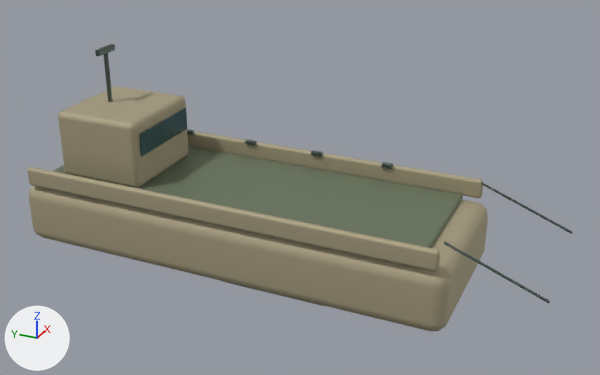
The Blender file ARTILLERY_FRONTLINE/assets/models/source/landing_craft.blend, before and after one commit.
One viewpoint serves both versions: a camera (50 mm lens) standing at (-17.28, -9.13, 10.64) and looking at (-0.02, -1.37, 2.02). Lighting does not change. The marker at lower left points along +X, +Y and +Z. The older version comes first.

In view in the first picture: 'Bridge glass', 'Deck', 'LandingCraft_Gun_steel.010', 'LandingCraft_Sand_armor.003' and 1 more.
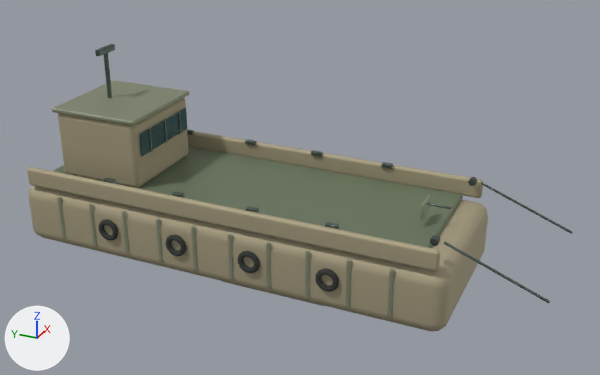
Boxes (x1, y1, x2, y2) around the edits, measured in the pictures (600 x 375 px; the box of a moved part takes in the faces that stretch with it):
'LandingCraft_Armor_edge', added: after (52, 80, 431, 317)
'LandingCraft_Gun_steel.010', reshaped, moved, turned: before (95, 44, 572, 303); after (103, 53, 572, 303)
'LandingCraft_Rubber', added: after (98, 220, 339, 292)
part 1 of me_cube_724, moved or reshaped: before (104, 53, 113, 102); after (427, 203, 451, 209)
part 2 of me_cube_724, moved or reshaped: before (381, 162, 393, 169); after (325, 222, 339, 229)
part 3 of me_cube_724, moved or reshaped: before (311, 150, 323, 157); after (246, 206, 259, 213)
part 4 of me_cube_724, moved or reshaped: before (245, 139, 256, 146); after (172, 191, 185, 198)
part 5 of me_cube_724, moved or reshaped: before (187, 129, 194, 135); after (103, 178, 116, 184)
part 6 of me_cube_724, moved or reshaped: before (444, 241, 550, 303); after (430, 235, 440, 246)
part 7 of me_cube_724, added: after (468, 177, 477, 186)

Edits to the bpy script that builds the scene:
```text
Change me_cube_724:
    used by ob_landingcraft_gun_steel_010; parent = ob_landingcraft; location = (1.9, -3.0, 2.15)
    remove me_cube_724.from_pydata(...)  # 764 vertices, 746 faces; spans x -3.63..0.06, y -4.81..7.26, z -0.88..2.83
    add me_cube_724.from_pydata(...)  # 3008 vertices, 2958 faces; spans x -1.96..1.96, y -2.31..2.7, z -10.3..2.91
    me_cube_724 part 1: the loose piece of 140 vertices spanning x -1.96..-1.84, y 7.14..7.26, z 0.95..2.75 is scaled about its middle by (0.5, 0.5, 0.333), then moved by (1.9, -7.2, -1.85)
    me_cube_724 part 2: the loose piece of 96 vertices spanning x -0.06..0.06, y -0.15..0.15, z -0.06..0.06 is turned -90 degrees about the x axis through its middle, then moved by (-1.9, -0.05, -1.9)
    me_cube_724 part 3: the loose piece of 96 vertices spanning x -0.06..0.06, y 1.85..2.15, z -0.06..0.06 is turned -90 degrees about the x axis through its middle, then moved by (-1.9, -2.05, -3.9)
    me_cube_724 part 4: the loose piece of 96 vertices spanning x -0.06..0.06, y 3.85..4.15, z -0.06..0.06 is turned -90 degrees about the x axis through its middle, then moved by (-1.9, -4.05, -5.9)
    me_cube_724 part 5: the loose piece of 96 vertices spanning x -0.06..0.06, y 5.85..6.15, z -0.06..0.06 is turned -90 degrees about the x axis through its middle, then moved by (-1.9, -6.05, -7.9)
    me_cube_724 part 6: the loose piece of 72 vertices spanning x -3.63..-3.57, y -4.81..-2.49, z -0.88..0.08 is multiplied about its middle by the matrix ((0.0, -0.057, -0.022), (-3.333, 0.0, 0.0), (0.0, 1.215, -3.104)), then moved by (1.9, 3.65, 0.8)
    me_cube_724 part 7: the loose piece of 72 vertices spanning x -0.23..-0.17, y -4.81..-2.49, z -0.88..0.08 is copied, and the copy is multiplied about its middle by the matrix ((0.0, -0.057, -0.022), (-3.333, 0.0, 0.0), (0.0, 1.215, -3.104)), then moved by (1.9, 3.65, 0.8); it spans x 1.62..1.78, y -0.1..0.1, z 0.3..0.5
    other edits to the shape of me_cube_724 do not show in these pictures
Change ob_landingcraft_gun_steel_010:
    ob_landingcraft_gun_steel_010.location: (1.9, -3.0, 2.15) -> (0.0, -4.9, 2.2)
    ob_landingcraft_gun_steel_010.rotation_euler: (0.0, 0.0, 0.0) -> (1.571, 0.0, 0.0)  # degrees (0, 0, 0) -> degrees (90, 0, 0)
Add ob_landingcraft_armor_edge:
    ob_landingcraft_armor_edge = bpy.data.objects.new('LandingCraft_Armor_edge', me_cube_058)  # 2400 vertices, 2450 faces; spans x -2.13..2.13, y -0.04..10.5, z -2.18..1.51; in mat_armor_edge_007 (grey #939981)
    ob_landingcraft_armor_edge.parent = ob_landingcraft
    ob_landingcraft_armor_edge.location = (0.0, -4.6, 2.1)
Add ob_landingcraft_rubber:
    ob_landingcraft_rubber = bpy.data.objects.new('LandingCraft_Rubber', me_torus)  # a torus around z (ring radius 0.22, tube radius 0.07) spanning x -0.29..0.29, y -0.28..0.28, z -0.07..0.07; a torus around z (ring radius 0.22, tube radius 0.07) spanning x -0.29..0.29, y 1.72..2.28, z -0.07..0.07; a torus around z (ring radius 0.22, tube radius 0.07) spanning x -0.29..0.29, y 3.72..4.28, z -0.07..0.07; a torus around z (ring radius 0.22, tube radius 0.07) spanning x -0.29..0.29, y 5.72..6.28, z -0.07..0.07; a torus around z (ring radius 0.22, tube radius 0.07) spanning x -0.29..0.29, y -0.28..0.28, z 4.23..4.37; a torus around z (ring radius 0.22, tube radius 0.07) spanning x -0.29..0.29, y 1.72..2.28, z 4.23..4.37; a torus around z (ring radius 0.22, tube radius 0.07) spanning x -0.29..0.29, y 3.72..4.28, z 4.23..4.37; a torus around z (ring radius 0.22, tube radius 0.07) spanning x -0.29..0.29, y 5.72..6.28, z 4.23..4.37; in mat_rubber (dark grey #323733)
    ob_landingcraft_rubber.parent = ob_landingcraft
    ob_landingcraft_rubber.location = (-2.15, -3.0, 0.9)
    ob_landingcraft_rubber.rotation_euler = (0.0, 1.571, 0.0)  # degrees (0, 90, 0)
```
